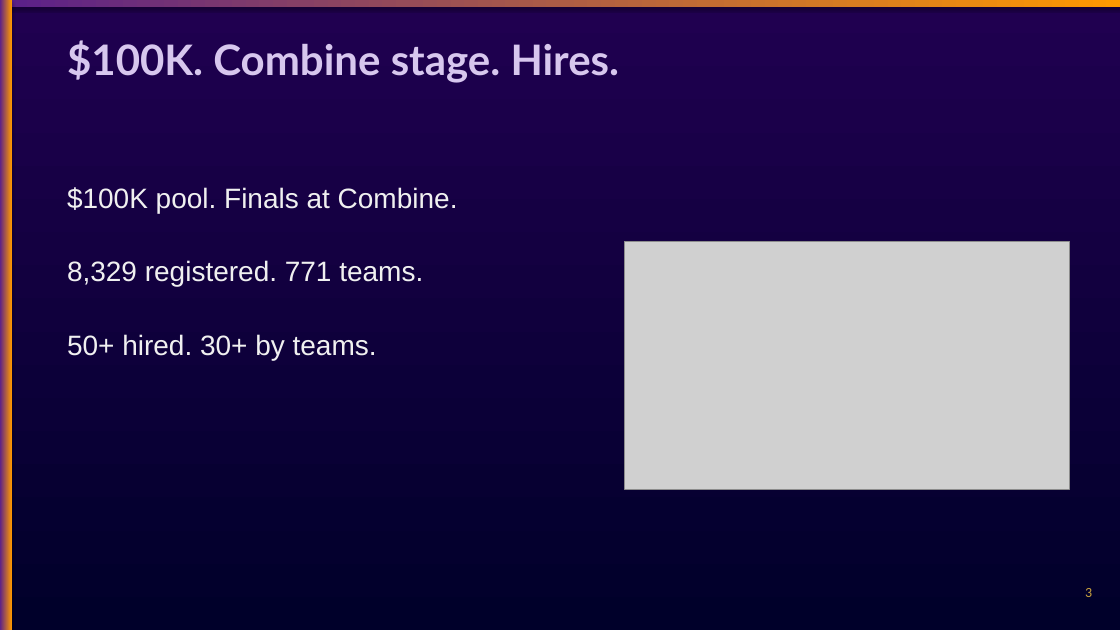
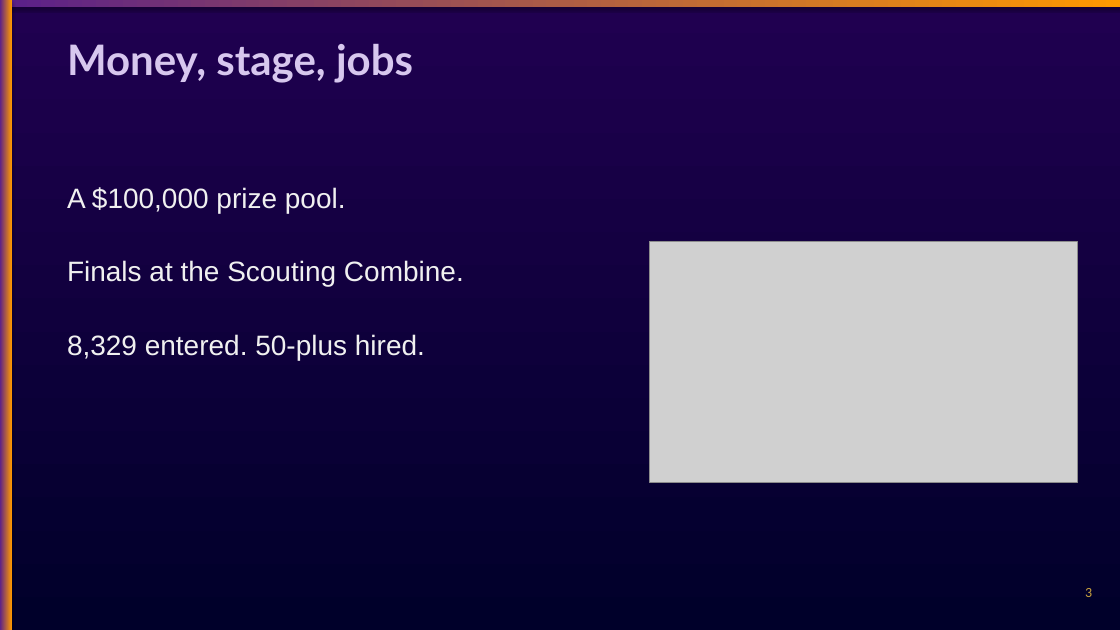
Before and after one commit to chasko-labs/nfl-big-data-bowl-2027, a slide deck: slide 3 of deck/unified.pptx. Drawn at 1120x630 pixels with LibreOffice and Linux fonts; fonts in the diff are those of the drawing; grey boxes stand for pictures. Boxes give left, top, right and bottom in pixels: in the first picture for what was removed or moved away, otherwise in the second. Text is boxed around its words. In the diff, an @@ line names an element or a change of style, - is before the commit and + after.

Commit message:
deck: plain-words rewrite all 17, collision-free layout

```diff
--- a/deck/unified.pptx
+++ b/deck/unified.pptx
@@ text at <box>67,44,413,83</box>: text changed @@
-$100K. Combine stage. Hires.
+Money, stage, jobs
@@ text at <box>67,187,464,360</box>: text changed @@
-$100K pool. Finals at Combine.
-8,329 registered. 771 teams.
-50+ hired. 30+ by teams.
+A $100,000 prize pool.
+Finals at the Scouting Combine.
+8,329 entered. 50-plus hired.
@@ picture: place and size @@
-picture at <box>624,242,1070,490</box>
+picture at <box>649,242,1078,483</box>
```
Also in this commit, not shown: 6 other slides changed, 9 slides added, 9 slides removed.
